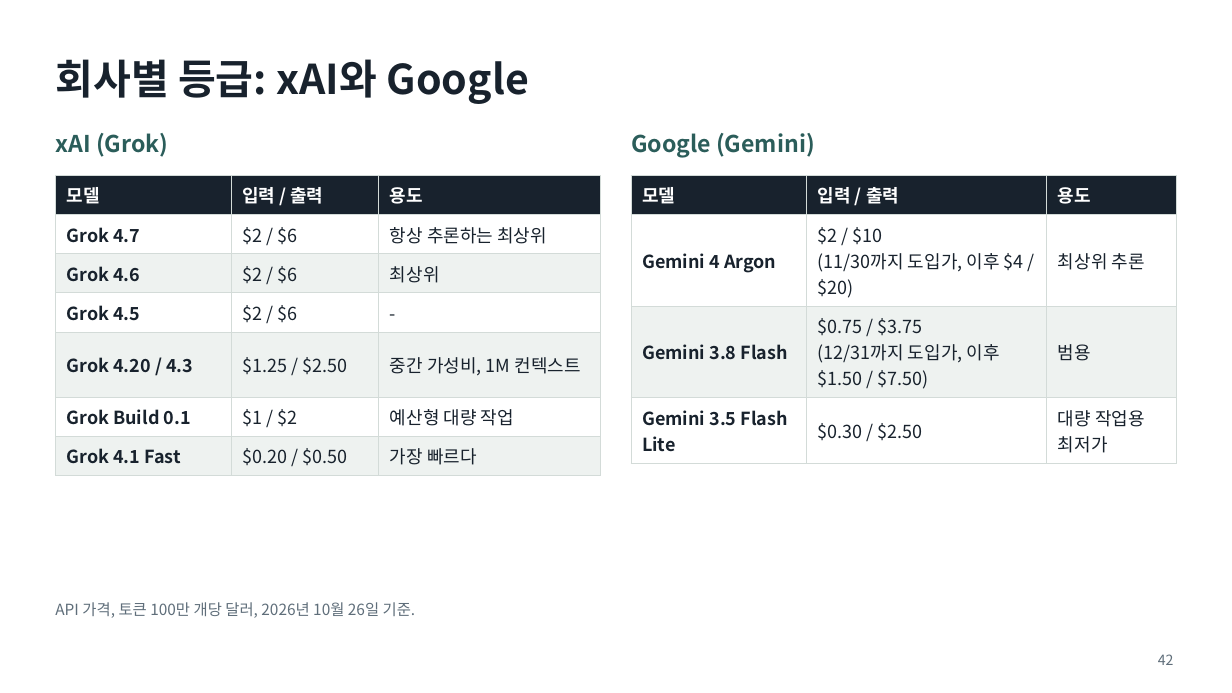
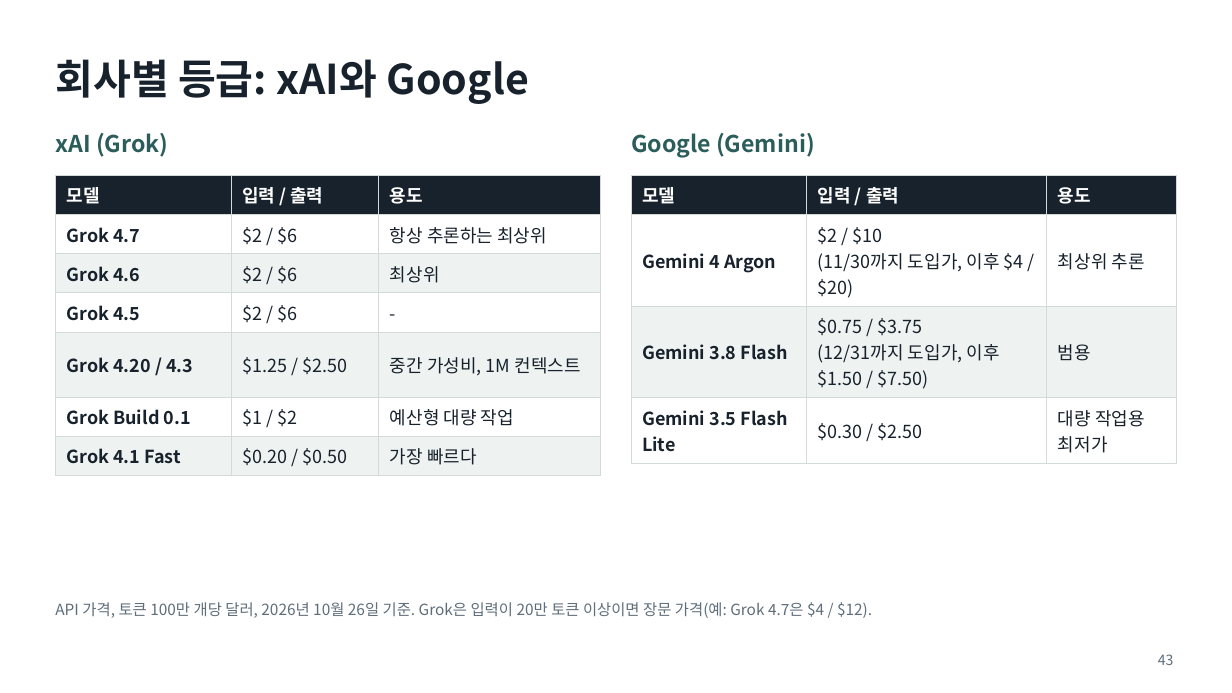
Before and after one commit to aplaxas/AI-Harness, a slide deck: slide 43 of courses/ai-for-work/1-week/decks/1주차-AI와-일하는-법.pptx (slide 42 before the commit). Drawn at 1232x693 pixels with LibreOffice and Linux fonts; fonts in the diff are those of the drawing. Boxes give left, top, right and bottom in pixels: in the first picture for what was removed or moved away, otherwise in the second. Text is boxed around its words. In the diff, an @@ line names an element or a change of style, - is before the commit and + after.

```diff
--- a/courses/ai-for-work/1-week/decks/1주차-AI와-일하는-법.pptx
+++ b/courses/ai-for-work/1-week/decks/1주차-AI와-일하는-법.pptx
@@ text at bbox=[55, 602, 872, 618]: text changed @@
-API 가격, 토큰 100만 개당 달러, 2026년 10월 26일 기준.
+API 가격, 토큰 100만 개당 달러, 2026년 10월 26일 기준. Grok은 입력이 20만 토큰 이상이면 장문 가격(예: Grok 4.7은 $4 / $12).
@@ page number at bbox=[1158, 654, 1174, 665]: text changed @@
-42
+43
```
Also in this commit, not shown: 22 other slides changed, 1 slide added, 15 other files.
